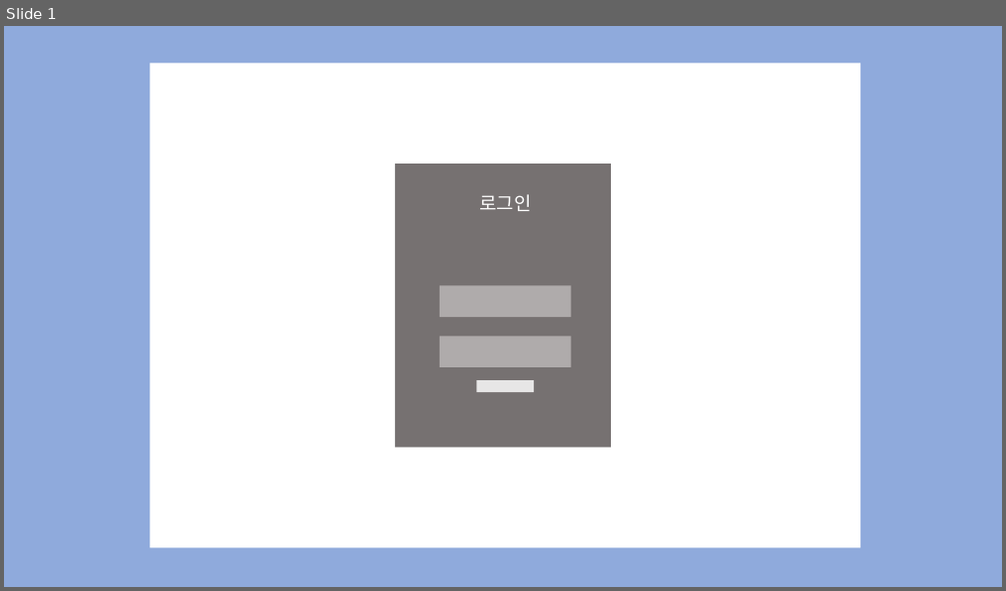
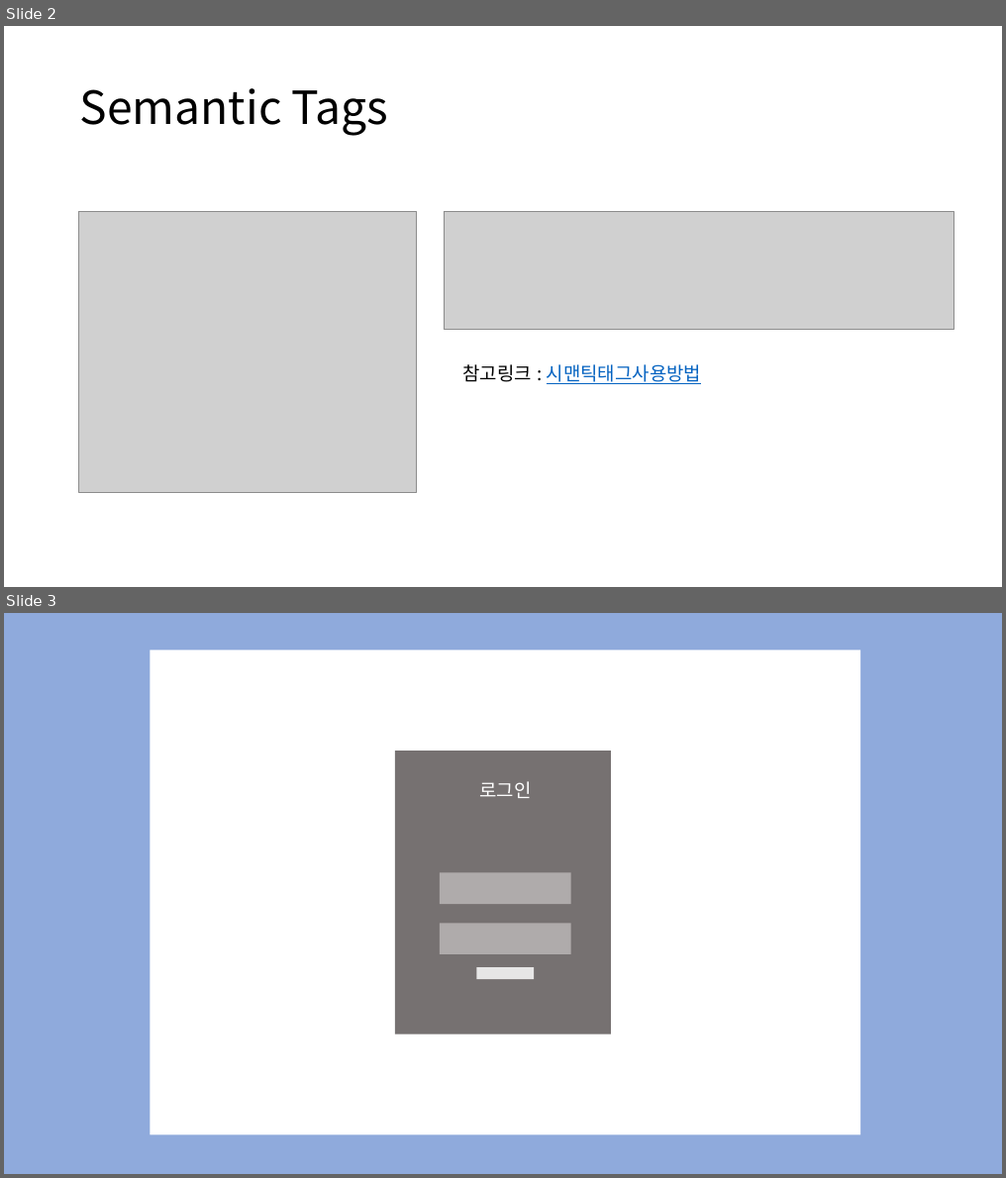
Before and after one commit to jaelyung/Lets-chat, a slide deck: src/main/resources/doc/화면레이아웃.pptx. Shown one above the other, each under a label of ours: slide 1 before the commit, slides 2 and 3 after it. The pictures are 1006x591 and 1006x1178 pixels, drawn with LibreOffice and Linux fonts; fonts in the diff are those of the drawing; grey boxes stand for pictures. Boxes give left, top, right and bottom in pixels: in the first picture for what was removed or moved away, otherwise in the second. Text is boxed around its words. In the diff, an @@ line names an element or a change of style, - is before the commit and + after.

Commit message:
화면레이아웃 시맨틱태그로 변경

```diff
--- a/src/main/resources/doc/화면레이아웃.pptx
+++ b/src/main/resources/doc/화면레이아웃.pptx
@@ slide 2 added at [4, 26, 1002, 587], background #FFFFFF @@
@@ title added at [80, 88, 389, 136], 44 pt, text #000000 @@
+Semantic Tags
@@ picture added at [79, 212, 417, 493] @@
@@ picture added at [444, 212, 953, 330] @@
@@ text added at [462, 365, 701, 384], 18 pt, text #0563C1, underline @@
+참고링크 : 시맨틱태그사용방법
@@ what was slide 1 is now slide 3 @@
```
Also in this commit, not shown: 1 slide changed, 2 other slides added, 1 slide removed.
